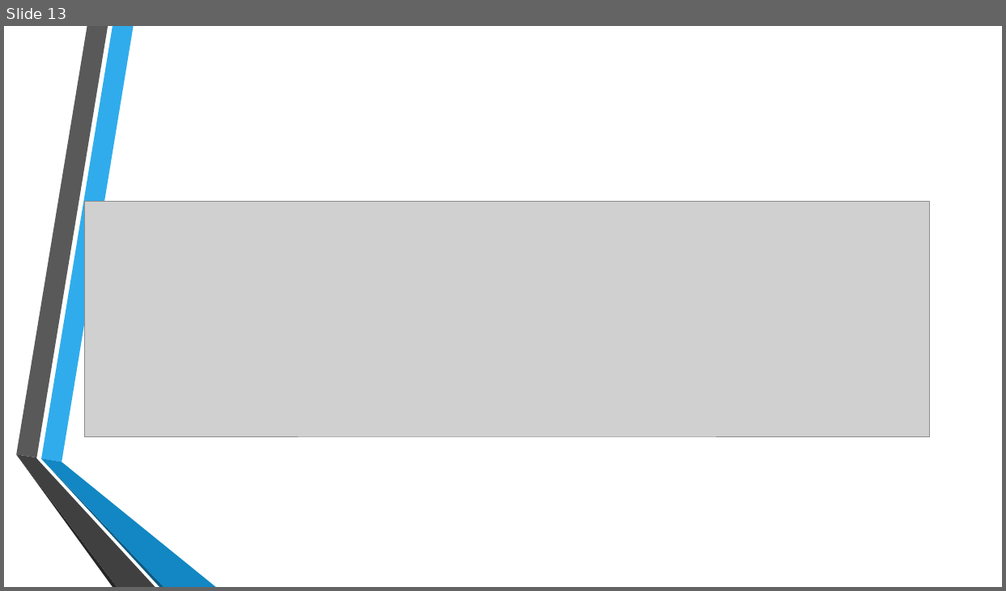
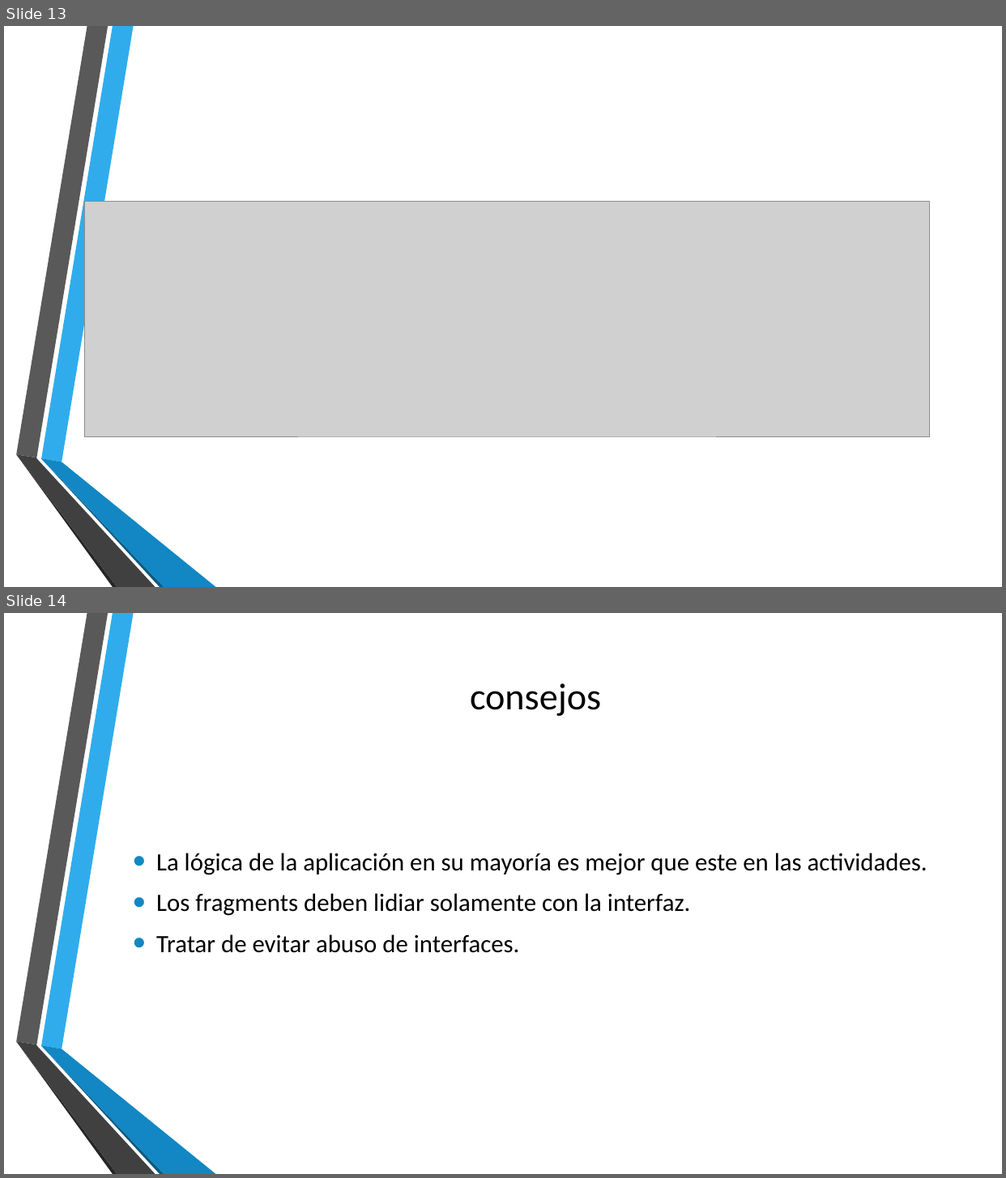
Before and after one commit to robbStarkTFG4/cursoAndroid, a slide deck: clase2/comunicacion.pptx. Shown one above the other, each under a label of ours: slide 13 before the commit, slides 13 and 14 after it. The pictures are 1006x591 and 1006x1178 pixels, drawn with LibreOffice and Linux fonts; fonts in the diff are those of the drawing; grey boxes stand for pictures; background and template pictures are left out. Boxes give left, top, right and bottom in pixels: in the first picture for what was removed or moved away, otherwise in the second. Text is boxed around its words. In the diff, an @@ line names an element or a change of style, - is before the commit and + after.

```diff
--- a/clase2/comunicacion.pptx
+++ b/clase2/comunicacion.pptx
@@ slide 14 added at [4, 613, 1002, 1174], background picture (left out); not listed: 6 template elements that a slide beside it also shows @@
@@ title added at [470, 683, 601, 716], 36 pt, text #000000 @@
+consejos
@@ text added at [156, 853, 927, 953], 24 pt, text #000000 @@
+• La lógica de la aplicación en su mayoría es mejor que este en las actividades.
+• Los fragments deben lidiar solamente con la interfaz.
+• Tratar de evitar abuso de interfaces.
```
Also in this commit, not shown: 1 other slide added.
